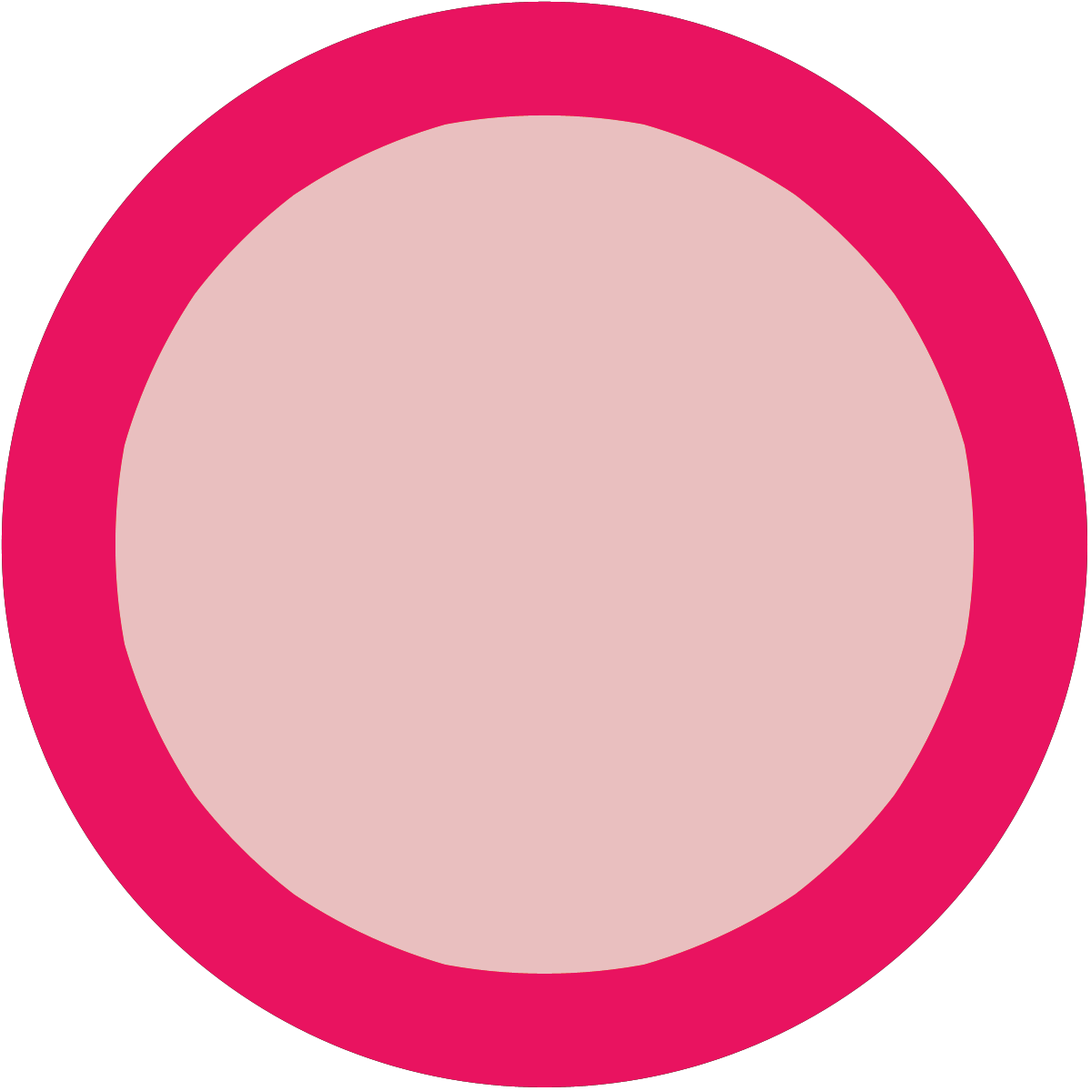
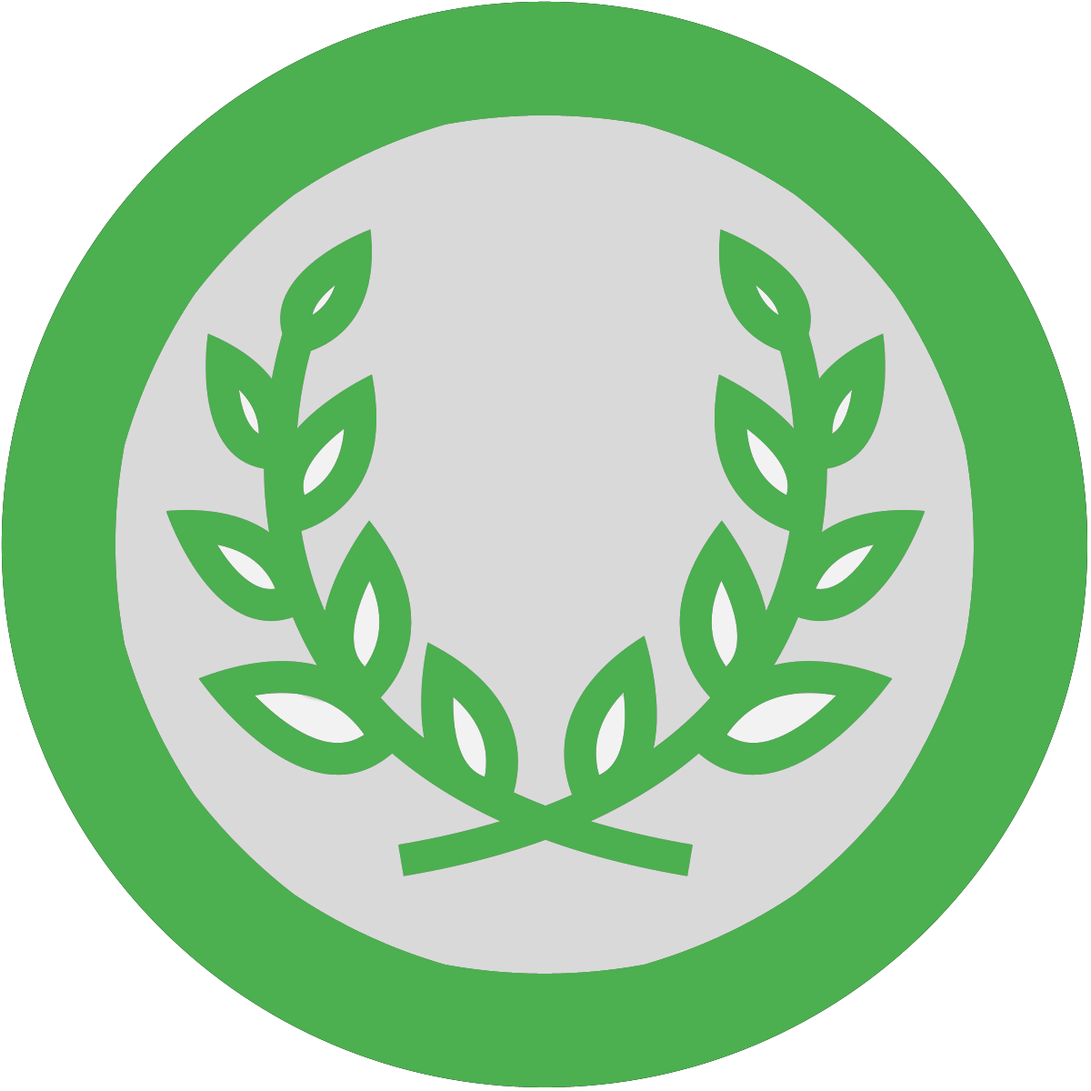
Layer changes from the first 1091 x 1091 image to the second:
painted on "Layer 1 copy" over bbox(0, 0, 1089, 1088)
showed group "big_hit" (2 layers) over bbox(166, 229, 926, 877)
showed "Layer 3", opacity 100% → 66% over bbox(208, 277, 881, 792)
"Layer 1": opacity 25% → 15% over bbox(0, 0, 1089, 1088)
